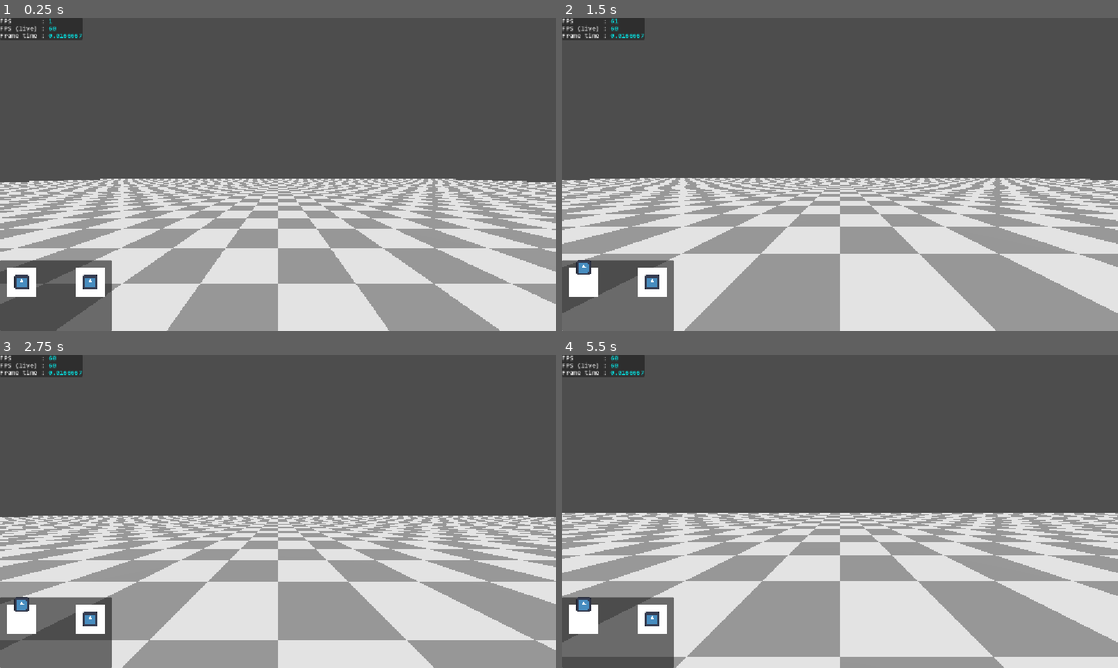
Above: before the commit, frames 1-4 (two rows, left to right).
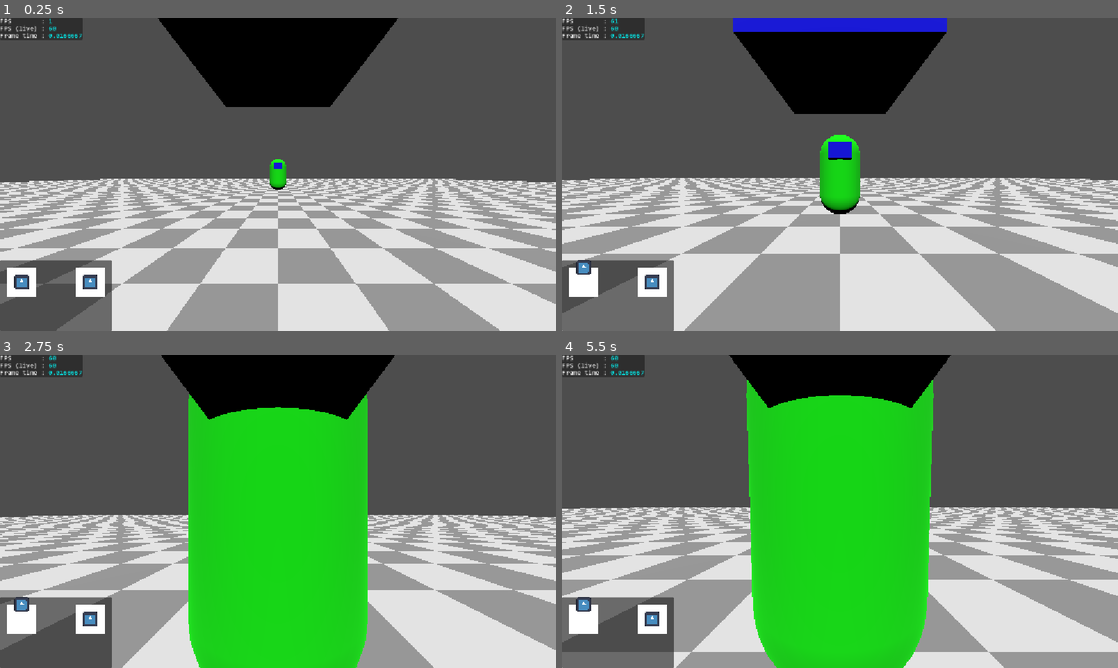
Above: after the commit, the same moments.

Repository: Slenderpi/ArcadeGame
Game: Godot game, scene res://core/main_scene/main_scene.tscn
The game is run twice, just before and just after one commit, with the same random seed, the same clock (stepped at 60 frames per second) and the same inputs. The engine's default icon, where the game draws it, is replaced by a stand-in: a white triangle on a blue panel in a dark square.
Inputs (mouse positions are in pixels of both pictures, inside the frame that each line leads up to):
- Up to frame 1 (0.25 s): no input
- Up to frame 2 (1.5 s): tap Enter at 0.5 s; move the mouse to (867, 174) at 0.52 s; hold Q 0.53-1.28 s; hold W (stick_left_north_0) from 0.53 s (still down); move the mouse to (812, 174) at 1.27 s; tap E at 1.35 s
- Up to frame 3 (2.75 s): keep holding W (stick_left_north_0); move the mouse to (289, 505) at 2.02 s; hold Ctrl from 2.03 s (still down)
- Up to frame 4 (5.5 s): keep holding W (stick_left_north_0); move the mouse to (834, 517) at 2.77 s; release Ctrl at 2.78 s; tap one key every 0.75 s from 2.85 s: Shift U I O; move the mouse to (878, 514) at 3.52 s; move the mouse to (795, 508) at 4.27 s; move the mouse to (845, 511) at 5.02 s

The runs differ from the first frame. In frame 1, 9.1% of the frame differs, in the area x 28-72%, y 0-55%; in frame 2, 11%; in frame 3, 44%; in frame 4, 65%, in the area x 0-100%, y 0-100%.

Commit message:
Second mech character spawn
- Two mech_characters are now spawned. The second one currently isn't controllable
- mech_guy given an extra mesh to visualize their forward facing direction

Diff:
--- a/core/main_scene/main_scene.gd
+++ b/core/main_scene/main_scene.gd
@@ -8,6 +8,8 @@
 
 @export
 var mech_to_load_0 : PackedScene
+@export
+var mech_to_load_1 : PackedScene
 @export
 var player_controller : PackedScene
 
@@ -31,21 +33,33 @@
 var _dev_canvas : DevCanvas
 
 
+var spawned_mechs : Array[MechCharacter] = []
+
+
 func _ready() -> void:
 	var level := level_to_load.instantiate() as Node3D
 	_level_data = level as LevelData
 	_folder_level.add_child(level)
 
-	var mech := mech_to_load_0.instantiate() as CharacterBody3D
-	mech.transform = _level_data.spawn_point_0.transform
+	_spawn_mech_character_for_player(mech_to_load_0, 0)
+	_spawn_mech_character_for_player(mech_to_load_1, 1)
+
+	_game_camera.first_person_target = spawned_mechs[0]
+	_game_camera.camera_mode = GameCamera.ECameraMode.FIRST_PERSON
+
+	_dev_canvas.mech_character = spawned_mechs[0]
+
+
+func _spawn_mech_character_for_player(mechScene: PackedScene, playerId: int) -> void:
+	# Spawn mech
+	var mech := mechScene.instantiate() as MechCharacter
+	mech.transform = (_level_data.spawn_point_0 if playerId == 0 else _level_data.spawn_point_1).transform
 	_folder_entities.add_child(mech)
 
+	# Create controller
 	var plrCtrlrScene := player_controller.instantiate()
-	var plrCtrlr : PlayerControllerComponent = plrCtrlrScene as PlayerControllerComponent
-	plrCtrlr.player_id = 0
-	mech.add_child(plrCtrlrScene)
+	var plrCtrlr := plrCtrlrScene as PlayerControllerComponent
+	plrCtrlr.player_id = playerId
+	mech.add_child(plrCtrlr)
 
-	_game_camera.first_person_target = mech
-	_game_camera.camera_mode = GameCamera.ECameraMode.FIRST_PERSON
-
-	_dev_canvas.mech_character = mech
+	spawned_mechs.append(mech)
--- a/core/main_scene/main_scene.tscn
+++ b/core/main_scene/main_scene.tscn
@@ -12,6 +12,7 @@
 script = ExtResource("1_awcct")
 level_to_load = ExtResource("2_wqpev")
 mech_to_load_0 = ExtResource("3_0lowg")
+mech_to_load_1 = ExtResource("3_0lowg")
 player_controller = ExtResource("4_v3gik")
 _game_camera = NodePath("World/GameCamera")
 _folder_level = NodePath("World/Level")
--- a/entities/mech_characters/mech_guy/mech_guy.tscn
+++ b/entities/mech_characters/mech_guy/mech_guy.tscn
@@ -2,11 +2,20 @@
 
 [ext_resource type="PackedScene" uid="uid://dgykbgiwf7lyp" path="res://entities/mech_characters/base_mech_character/mech_character.tscn" id="1_kxn0w"]
 [ext_resource type="Material" uid="uid://btkumge4biux0" path="res://assets/basic_materials/m_green.tres" id="2_je7g6"]
+[ext_resource type="Material" uid="uid://dl140m1352mpw" path="res://assets/basic_materials/m_blue.tres" id="3_je7g6"]
 
 [sub_resource type="CapsuleMesh" id="CapsuleMesh_itdpc"]
+
+[sub_resource type="BoxMesh" id="BoxMesh_tkwxs"]
+size = Vector3(0.5, 0.333, 0.5)
 
 [node name="CharacterBody3D" unique_id=1402290052 instance=ExtResource("1_kxn0w")]
 
 [node name="MeshInstance3D" type="MeshInstance3D" parent="." index="1" unique_id=1888775768]
 material_override = ExtResource("2_je7g6")
 mesh = SubResource("CapsuleMesh_itdpc")
+
+[node name="MeshInstance3D2" type="MeshInstance3D" parent="." index="2" unique_id=1940781591]
+transform = Transform3D(1, 0, 0, 0, 1, 0, 0, 0, 1, 0, 0.5, -0.5)
+material_override = ExtResource("3_je7g6")
+mesh = SubResource("BoxMesh_tkwxs")
--- a/levels/level_data.gd
+++ b/levels/level_data.gd
@@ -3,3 +3,4 @@
 
 
 @export var spawn_point_0 : Marker3D
+@export var spawn_point_1 : Marker3D
--- a/levels/lv_dev/lv_dev.tscn
+++ b/levels/lv_dev/lv_dev.tscn
@@ -13,15 +13,16 @@
 
 [sub_resource type="BoxMesh" id="BoxMesh_tkwxs"]
 
-[node name="LevelDev" type="Node3D" unique_id=1708905452 node_paths=PackedStringArray("spawn_point_0")]
+[node name="LevelDev" type="Node3D" unique_id=1708905452 node_paths=PackedStringArray("spawn_point_0", "spawn_point_1")]
 script = ExtResource("1_mmko4")
 spawn_point_0 = NodePath("SpawnPoint0")
+spawn_point_1 = NodePath("SpawnPoint1")
 
 [node name="SpawnPoint0" type="Marker3D" parent="." unique_id=1805182680]
 transform = Transform3D(1, 0, 0, 0, 1, 0, 0, 0, 1, 0, 2, 0)
 
 [node name="SpawnPoint1" type="Marker3D" parent="." unique_id=1968213705]
-transform = Transform3D(1, 0, 0, 0, 1, 0, 0, 0, 1, 10, 2, 0)
+transform = Transform3D(-1, 0, -8.742278e-08, 0, 1, 0, 8.742278e-08, 0, -1, 0, 2, -10)
 
 [node name="DirectionalLight3D" type="DirectionalLight3D" parent="." unique_id=446552284]
 transform = Transform3D(1, 0, 0, 0, 0.65630233, 0.754498, 0, -0.754498, 0.65630233, 0, 11, 0)
